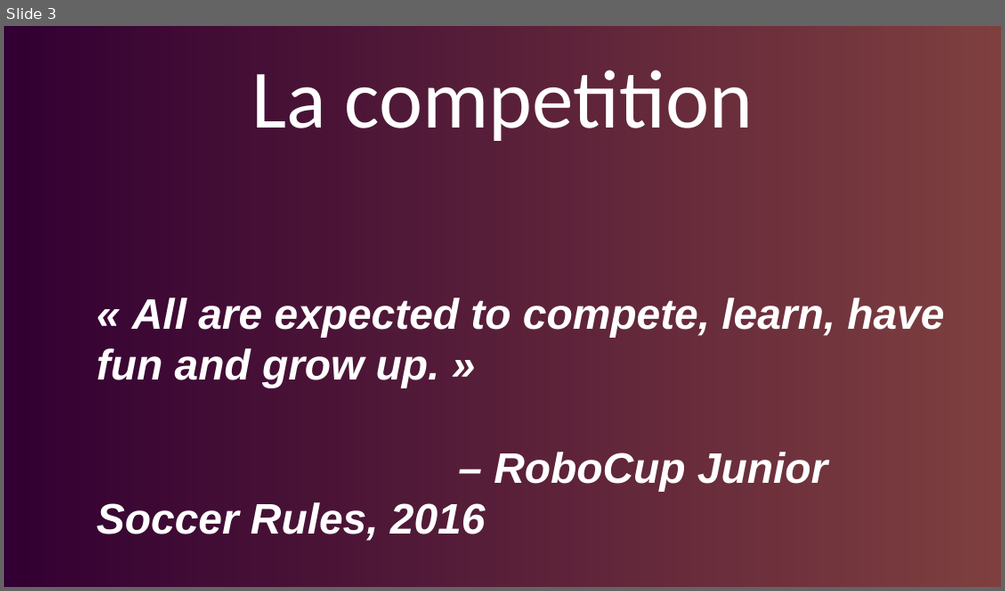
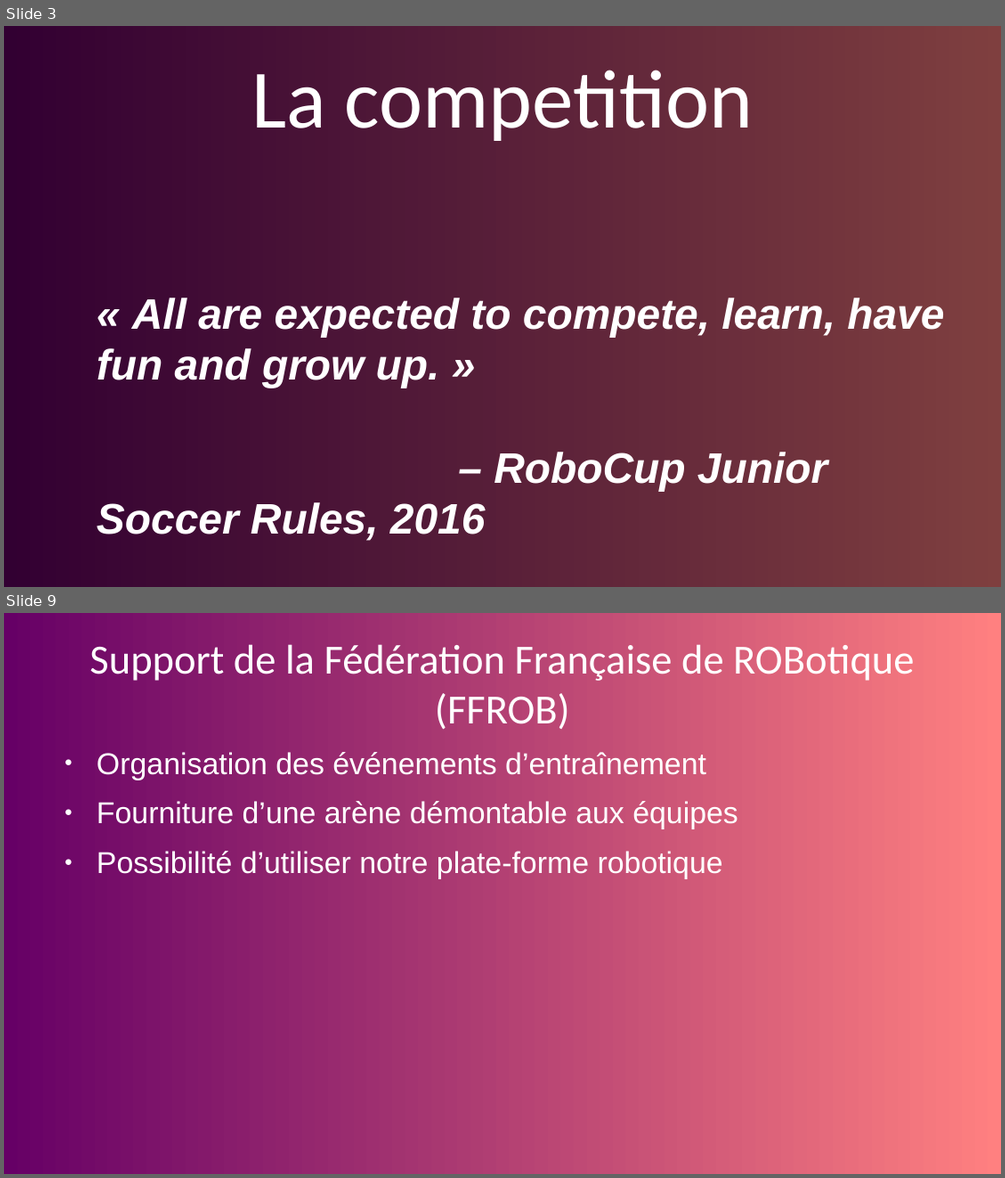
Before and after one commit to Rhoban/Junior, a slide deck: introduction.odp. Shown one above the other, each under a label of ours: slide 3 before the commit, slides 3 and 9 after it; the slides between them are not shown. The pictures are 1005x591 and 1005x1178 pixels, drawn with LibreOffice and Linux fonts; fonts in the diff are those of the drawing; background and template pictures are left out. Boxes give left, top, right and bottom in pixels: in the first picture for what was removed or moved away, otherwise in the second. Text is boxed around its words. In the diff, an @@ line names an element or a change of style, - is before the commit and + after.

```diff
--- a/introduction.odp
+++ b/introduction.odp
@@ slide 9 added at (4,613,1001,1174), background gradient #660066 to #FF8080 @@
@@ title added at (89,644,914,729), 33 pt, text #FFFFFF @@
+Support de la Fédération Française de ROBotique (FFROB)
@@ text added at (97,752,738,879), 24 pt, text #FFFFFF @@
+● Organisation des événements d’entraînement
+● Fourniture d’une arène démontable aux équipes
+● Possibilité d’utiliser notre plate-forme robotique
```
Also in this commit, not shown: 2 slides changed, 4 other slides added, 1 slide removed, 1 other file.
